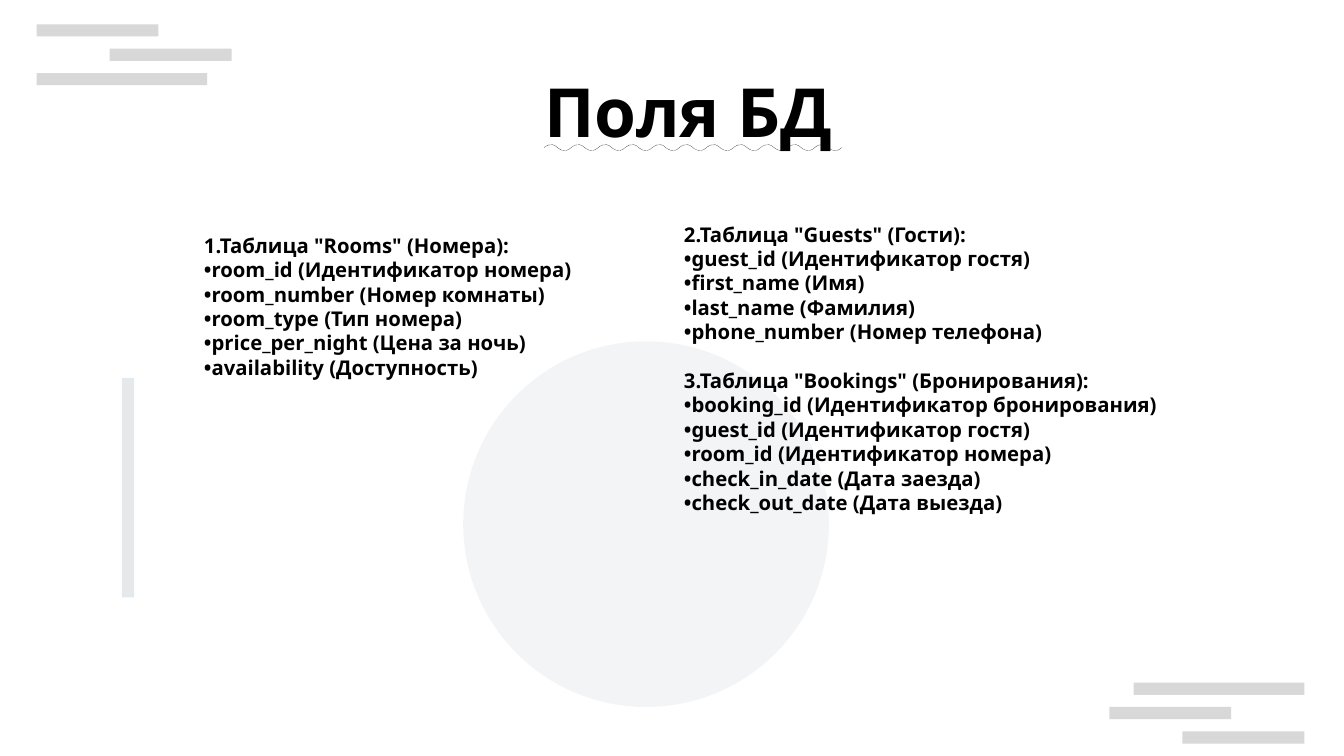
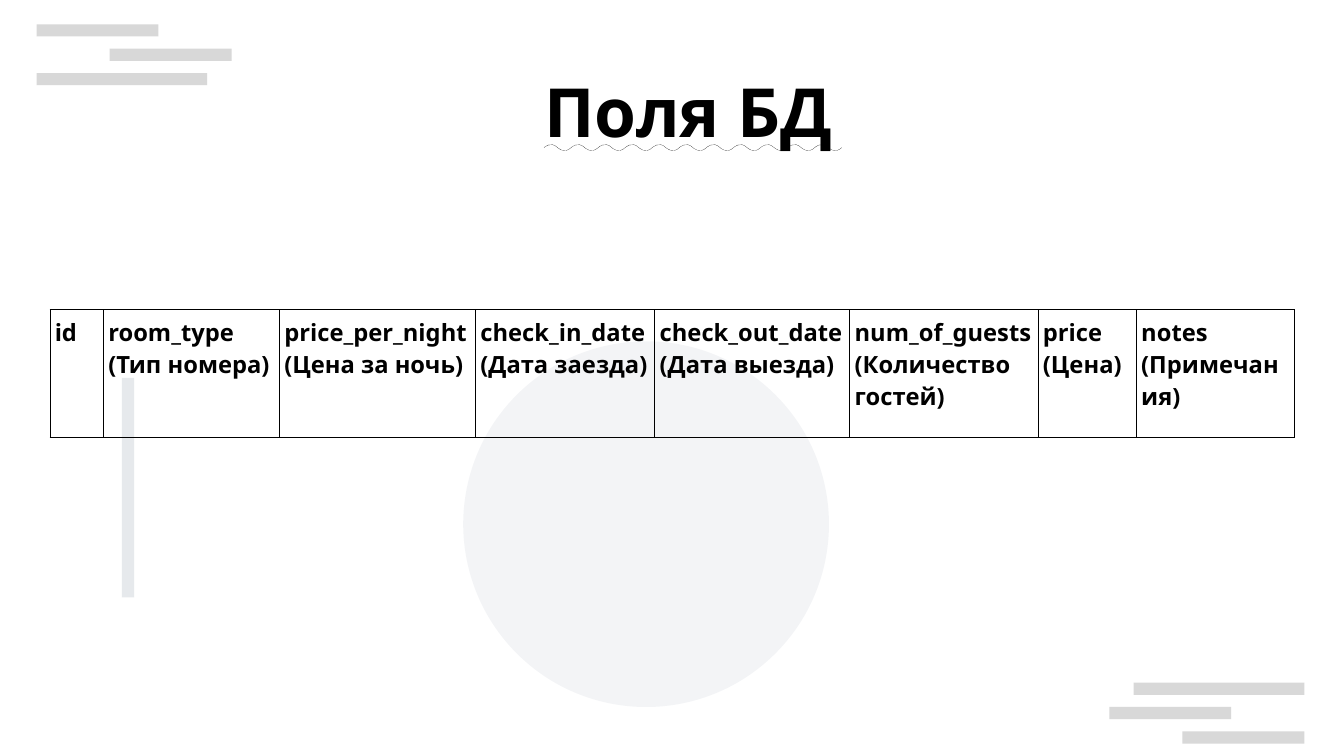
Before and after one commit to Syricoff/bmstu, a slide deck: slide 5 of Семестр2/ОП/ОП.odp. Drawn at 1344x756 pixels with LibreOffice and Linux fonts; fonts in the diff are those of the drawing; background and template pictures are left out. Boxes give left, top, right and bottom in pixels: in the first picture for what was removed or moved away, otherwise in the second. Text is boxed around its words. In the diff, an @@ line names an element or a change of style, - is before the commit and + after.

```diff
--- a/Семестр2/ОП/ОП.odp
+++ b/Семестр2/ОП/ОП.odp
@@ text removed at (204, 237, 571, 380) @@
-1.Таблица "Rooms" (Номера):
-•room_id (Идентификатор номера)
-•room_number (Номер комнаты)
-•room_type (Тип номера)
-•price_per_night (Цена за ночь)
-•availability (Доступность)
@@ text removed at (684, 226, 1156, 515) @@
-2.Таблица "Guests" (Гости):
-•guest_id (Идентификатор гостя)
-•first_name (Имя)
-•last_name (Фамилия)
-•phone_number (Номер телефона)
-3.Таблица "Bookings" (Бронирования):
-•booking_id (Идентификатор бронирования)
-•guest_id (Идентификатор гостя)
-•room_id (Идентификатор номера)
-•check_in_date (Дата заезда)
-•check_out_date (Дата выезда)
@@ table added at (50, 310, 1295, 437), 1 rows, 8 columns @@
+id | room_type / (Тип номера) | price_per_night (Цена за ночь) | check_in_date (Дата заезда) | check_out_date (Дата выезда) | num_of_guests(Количество гостей) | price (Цена) | notes / (Примечания)
```
Also in this commit, not shown: 1 other slide changed, 2 slides added, 1 slide removed, 1 other file.
